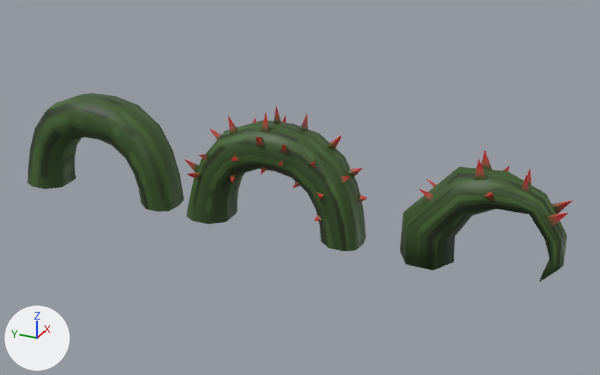
Renders of the FBX model Assets/Art/Models/Props/Vines_walkable.fbx from each side of a commit.
Before and after are seen from a 50 mm lens placed at (-25.8, -12.6, 14.7), pointed at (0.3, -0.9, 1.6). Every picture has the same lights, and +X, +Y and +Z are marked at lower left.

Objects in the first picture: 'Vine_End', 'Vine_U', 'Vine_Walkable'.
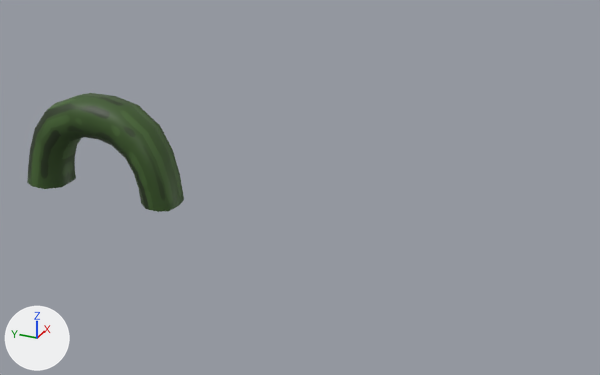
What differs and where, as boxes [x1, y1, x2, y2] in the pictures (600 x 375 px):
```json
{"object": "Vine_U", "change": "deleted", "before": [184, 106, 367, 251], "on screen": "green"}
{"object": "Vine_End", "change": "deleted", "before": [400, 150, 572, 282], "on screen": "green"}
```

Scene script edits in JSON lines:
```json
{"op": "remove", "block": "ob_vine_u", "code": ["ob_vine_u = bpy.data.objects.new('Vine_U', me_cube_002)", "ob_vine_u.location = (0.0, 0.0, 0.0)"]}
{"op": "remove", "block": "ob_vine_end", "code": ["ob_vine_end = bpy.data.objects.new('Vine_End', me_cylinder)", "ob_vine_end.location = (0.0, -6.0, 0.0)"]}
```
